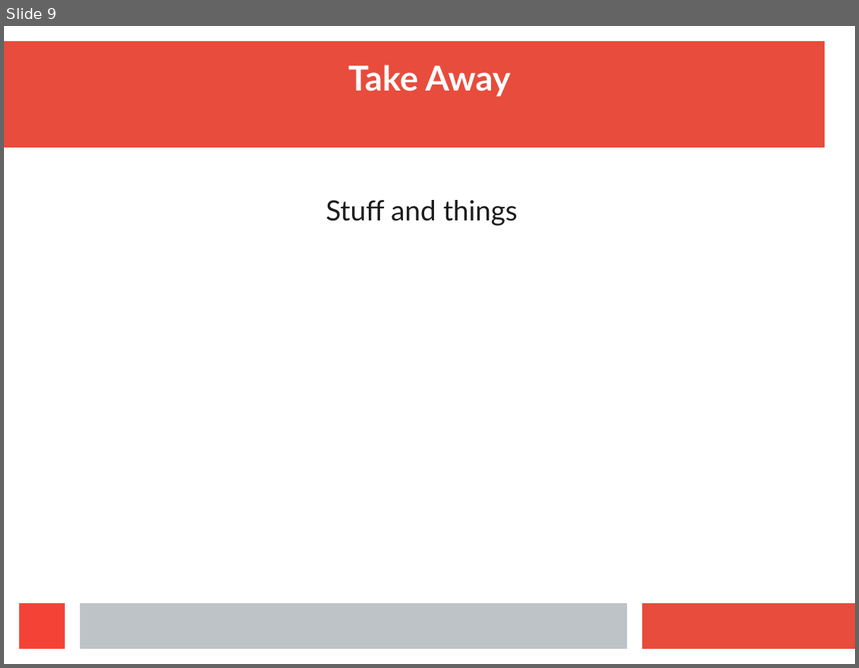
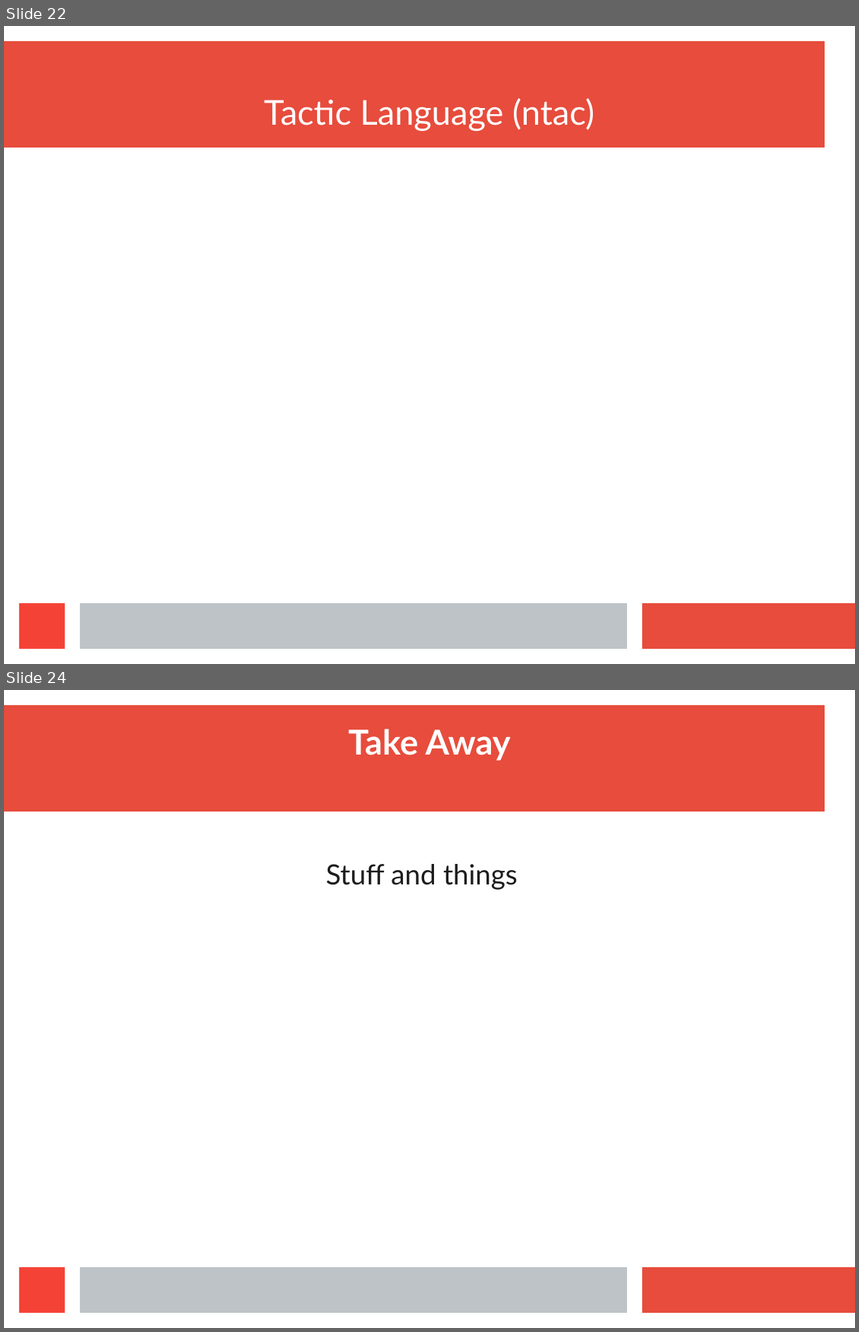
Before and after one commit to wilbowma/cur, a slide deck: hope-2016/slides.odp. Shown one above the other, each under a label of ours: slide 9 before the commit, slides 22 and 24 after it; the slides between them are not shown. The pictures are 859x668 and 859x1332 pixels, drawn with LibreOffice and Linux fonts; fonts in the diff are those of the drawing. Boxes give left, top, right and bottom in pixels: in the first picture for what was removed or moved away, otherwise in the second. Text is boxed around its words. In the diff, an @@ line names an element or a change of style, - is before the commit and + after.

```diff
--- a/hope-2016/slides.odp
+++ b/hope-2016/slides.odp
@@ slide 22 added at [4,26,855,664], background #FFFFFF; not listed: 4 template elements that a slide beside it also shows @@
@@ title added at [264,98,595,132], 32 pt, text #FFFFFF @@
+Tactic Language (ntac)
@@ what was slide 9 is now slide 24 @@
```
Also in this commit, not shown: 1 slide changed, 14 other slides added.
